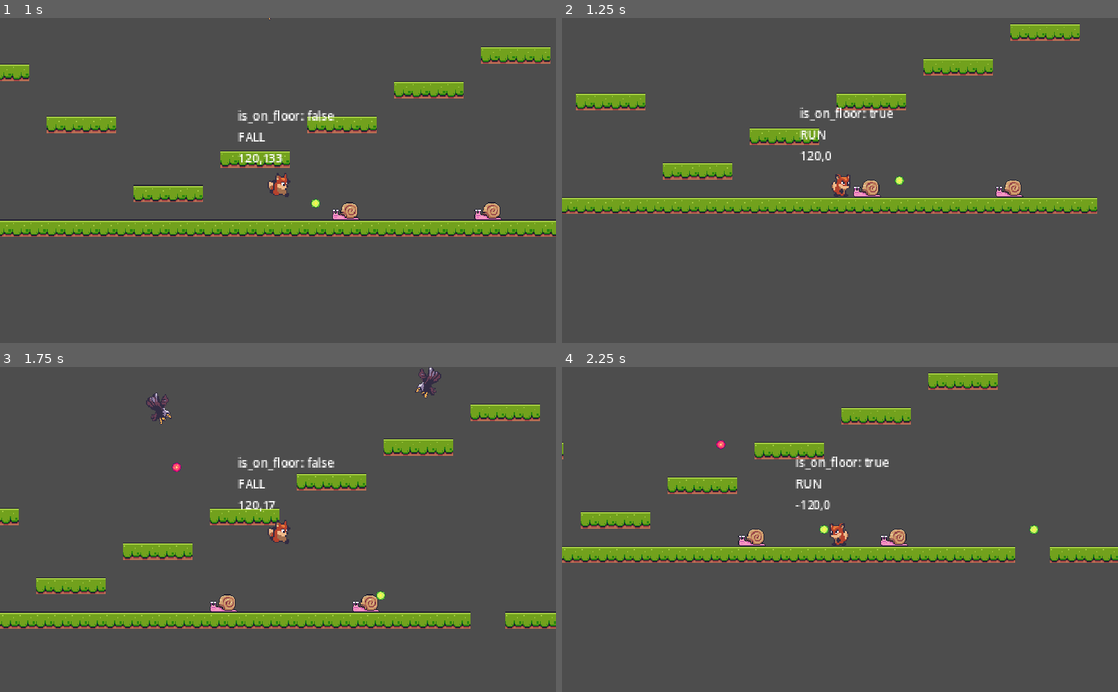
Above: before the commit, frames 1-4 (two rows, left to right).
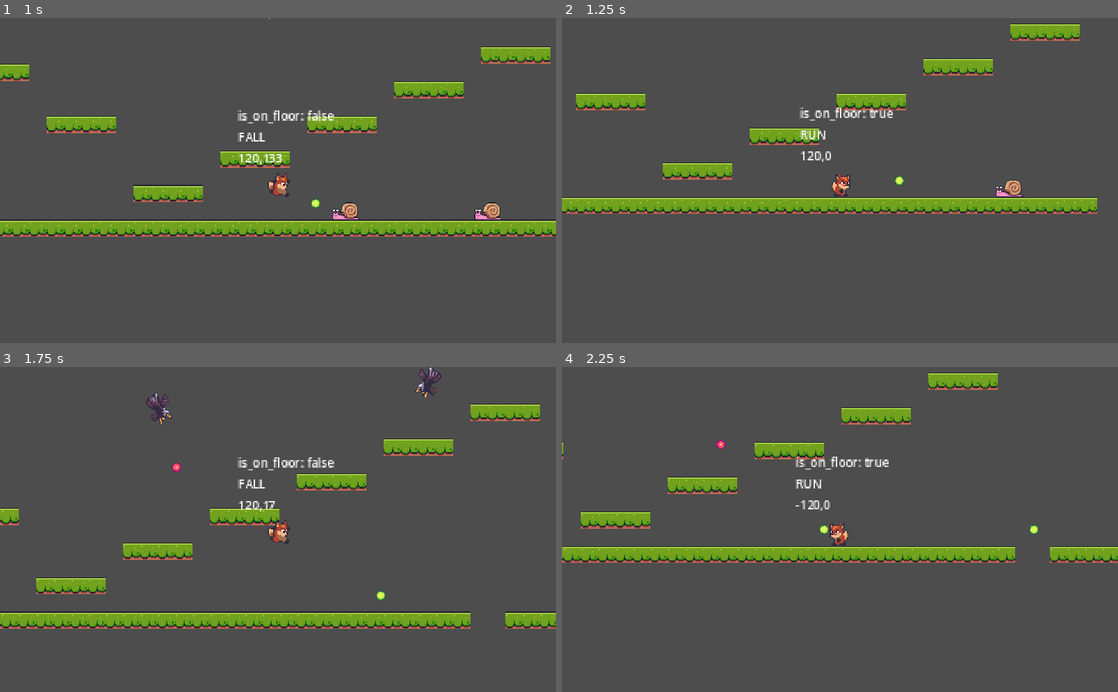
Above: after the commit, the same moments.

Repository: leobewater/godot-foxy-antics
Game: Godot game, scene res://level_base/level_base.tscn
The game is run twice, just before and just after one commit, with the same random seed, the same clock (stepped at 60 frames per second) and the same inputs. The project has no main scene, so this scene is started directly.
Inputs:
- Up to frame 1 (1 s): hold Right (right) from 0.53 s (still down); tap Ctrl (shoot) at 0.6 s; tap Space (jump) at 0.77 s
- Up to frame 2 (1.25 s): keep holding Right (right)
- Up to frame 3 (1.75 s): keep holding Right (right); tap Ctrl (shoot) at 1.35 s; tap Space (jump) at 1.52 s
- Up to frame 4 (2.25 s): release Right (right) at 2.03 s; hold Left (left) from 2.03 s (still down); tap Ctrl (shoot) at 2.1 s

Frame 1 is identical in both runs. In frame 2, 0.2% of the frame differs, in the area x 52-58%, y 49-56%; in frame 3, 0.4%; in frame 4, 0.4%, in the area x 31-63%, y 49-56%.

Commit message:
add enemy explosion scene, sound and animation frames

Diff:
--- a/enemies/enemy_base/enemy_base.gd
+++ b/enemies/enemy_base/enemy_base.gd
@@ -52,4 +52,5 @@
 
 
 func _on_hit_box_area_entered(area):
-	print("Enemy hit: ", area)
+	print("Enemy Hitbox hit by: ", area)
+	die()
--- /dev/null
+++ b/enemy_explosion/enemy_explosion.tscn
@@ -0,0 +1,64 @@
+[gd_scene load_steps=10 format=3 uid="uid://dk3mesjj4hhkx"]
+
+[ext_resource type="AudioStream" uid="uid://bxplif8jx7jdr" path="res://assets/sound/pickup3.ogg" id="1_3ci4p"]
+[ext_resource type="Texture2D" uid="uid://bc278opoquhi2" path="res://assets/explosion/enemy-deadth.png" id="1_hiwip"]
+
+[sub_resource type="AtlasTexture" id="AtlasTexture_sr7jf"]
+atlas = ExtResource("1_hiwip")
+region = Rect2(0, 0, 40, 41)
+
+[sub_resource type="AtlasTexture" id="AtlasTexture_uis6i"]
+atlas = ExtResource("1_hiwip")
+region = Rect2(40, 0, 40, 41)
+
+[sub_resource type="AtlasTexture" id="AtlasTexture_sxy8t"]
+atlas = ExtResource("1_hiwip")
+region = Rect2(80, 0, 40, 41)
+
+[sub_resource type="AtlasTexture" id="AtlasTexture_1d3xy"]
+atlas = ExtResource("1_hiwip")
+region = Rect2(120, 0, 40, 41)
+
+[sub_resource type="AtlasTexture" id="AtlasTexture_wcdk8"]
+atlas = ExtResource("1_hiwip")
+region = Rect2(160, 0, 40, 41)
+
+[sub_resource type="AtlasTexture" id="AtlasTexture_fp7gl"]
+atlas = ExtResource("1_hiwip")
+region = Rect2(200, 0, 40, 41)
+
+[sub_resource type="SpriteFrames" id="SpriteFrames_rfrk7"]
+animations = [{
+"frames": [{
+"duration": 1.0,
+"texture": SubResource("AtlasTexture_sr7jf")
+}, {
+"duration": 1.0,
+"texture": SubResource("AtlasTexture_uis6i")
+}, {
+"duration": 1.0,
+"texture": SubResource("AtlasTexture_sxy8t")
+}, {
+"duration": 1.0,
+"texture": SubResource("AtlasTexture_1d3xy")
+}, {
+"duration": 1.0,
+"texture": SubResource("AtlasTexture_wcdk8")
+}, {
+"duration": 1.0,
+"texture": SubResource("AtlasTexture_fp7gl")
+}],
+"loop": false,
+"name": &"default",
+"speed": 8.0
+}]
+
+[node name="EnemyExplosion" type="AnimatedSprite2D"]
+sprite_frames = SubResource("SpriteFrames_rfrk7")
+autoplay = "default"
+frame = 5
+frame_progress = 1.0
+
+[node name="AudioStreamPlayer2D" type="AudioStreamPlayer2D" parent="."]
+stream = ExtResource("1_3ci4p")
+autoplay = true
--- a/player/player.gd
+++ b/player/player.gd
@@ -119,4 +119,4 @@
 
 # when hit box collides with enemies
 func _on_hit_box_area_entered(area):
-	print("Player HitBox:", area)
+	print("Player HitBox hit by:", area)
